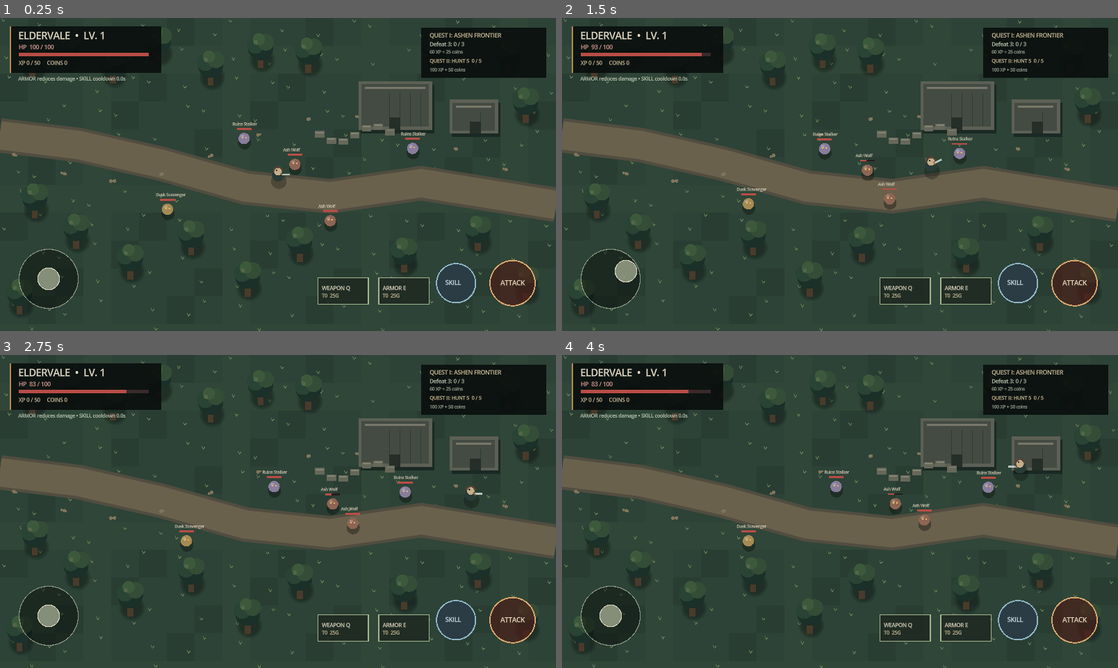
Above: before the commit, frames 1-4 (two rows, left to right).
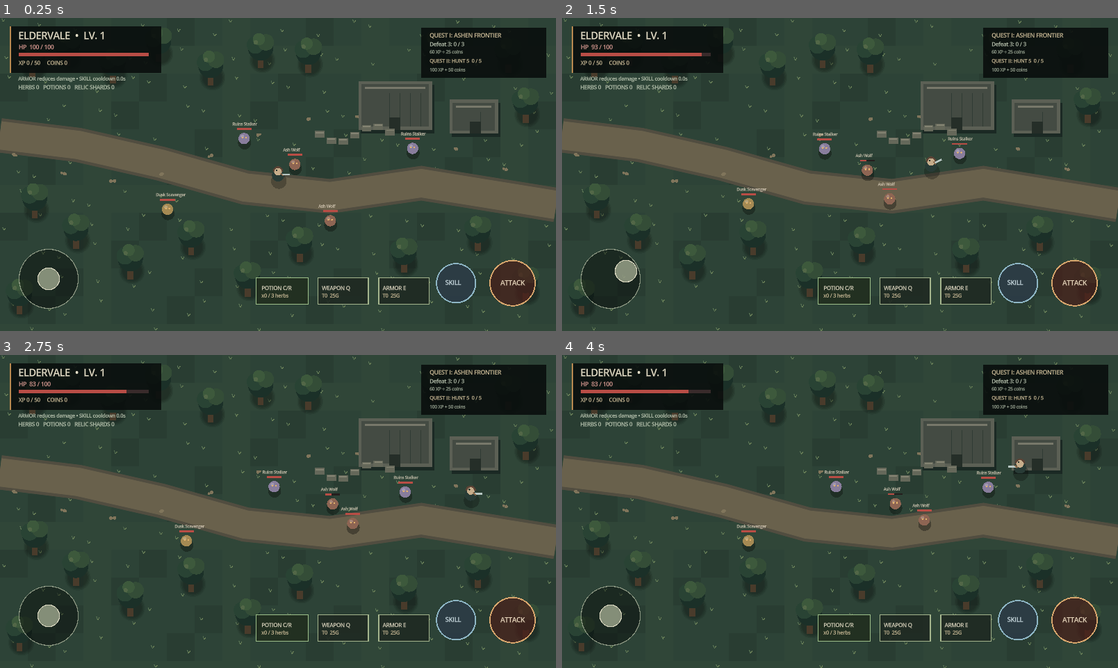
Above: after the commit, the same moments.

Repository: filesgloom-png/ELDERVALE
Game: Godot game, scene res://scenes/main.tscn
Same seed, same stepped clock (60 frames per second), same inputs: the game is played once before the commit and once after it.
Inputs (mouse positions are in pixels of both pictures, inside the frame that each line leads up to):
- Up to frame 1 (0.25 s): no input
- Up to frame 2 (1.5 s): tap Enter (ui_accept) at 0.5, 0.77 s; move the mouse to (962, 158) at 0.52 s; hold Right (ui_right) 0.53-1.25 s; tap C at 0.6 s; click (962, 158) at 0.67 s; tap R at 0.8 s; drag from (728, 190) to (812, 237) at 1.27 s
- Up to frame 3 (2.75 s): move the mouse to (333, 442) at 2.02 s; hold Right (ui_right) from 2.03 s (still down); tap C at 2.1 s; tap R at 2.3 s
- Up to frame 4 (4 s): release Right (ui_right) at 2.75 s; drag from (812, 574) to (673, 464) at 2.77 s; move the mouse to (1006, 558) at 3.52 s; hold Left (ui_left) from 3.53 s (still down); tap Q at 3.6 s; tap Enter (ui_accept) at 3.77 s; tap R at 3.8 s

The runs differ from the first frame. In frame 1, 0.3% of the frame differs, in the area x 3-56%, y 21-92%; in frame 2, 0.3%; in frame 3, 0.3%; in frame 4, 0.3%.

Commit message:
feat: add loot inventory and healing potions

Diff:
--- a/scripts/main.gd
+++ b/scripts/main.gd
@@ -22,6 +22,9 @@
 var mob_attack_cooldown := 0.0
 var weapon_tier := 0
 var armor_tier := 0
+var herbs := 0
+var potions := 0
+var relic_shards := 0
 var quest_reward_claimed := false
 var second_quest_reward_claimed := false
 var mobs: Array[Dictionary] = []
@@ -56,6 +59,10 @@
 			_buy_armor()
 		elif event.keycode == KEY_F:
 			_try_skill()
+		elif event.keycode == KEY_C:
+			_craft_potion()
+		elif event.keycode == KEY_R:
+			_use_potion()
 	if event is InputEventScreenTouch:
 		if event.pressed and event.position.x < WORLD_SIZE.x * 0.48 and event.position.y > WORLD_SIZE.y * 0.48:
 			joystick_active = true
@@ -79,6 +86,11 @@
 		_buy_weapon()
 	elif screen_position.distance_to(_armor_button_center()) <= 62.0:
 		_buy_armor()
+	elif screen_position.distance_to(_potion_button_center()) <= 58.0:
+		if potions > 0:
+			_use_potion()
+		else:
+			_craft_potion()
 
 func _attack_button_center() -> Vector2:
 	return Vector2(WORLD_SIZE.x - 100.0, WORLD_SIZE.y - 110.0)
@@ -91,6 +103,9 @@
 
 func _armor_button_center() -> Vector2:
 	return Vector2(WORLD_SIZE.x - 350.0, WORLD_SIZE.y - 92.0)
+
+func _potion_button_center() -> Vector2:
+	return Vector2(650.0, WORLD_SIZE.y - 92.0)
 
 func _spawn_initial_mobs() -> void:
 	mobs = [
@@ -174,6 +189,8 @@
 	mob["respawn_timer"] = 8.0
 	kills += 1
 	player_coins += 3 + player_level
+	herbs += 1 + int(kills % 2)
+	relic_shards += 1 if int(mob["xp"]) >= 28 else 0
 	_gain_xp(int(mob["xp"]))
 	if kills >= 3 and not quest_reward_claimed:
 		quest_reward_claimed = true
@@ -212,6 +229,22 @@
 	]
 	return spawn_positions[index % spawn_positions.size()]
 
+func _craft_potion() -> void:
+	if herbs < 3:
+		return
+	herbs -= 3
+	potions += 1
+	_save_progress()
+	queue_redraw()
+
+func _use_potion() -> void:
+	if potions <= 0 or player_hp >= player_max_hp:
+		return
+	potions -= 1
+	player_hp = mini(player_max_hp, player_hp + 45)
+	_save_progress()
+	queue_redraw()
+
 func _gain_xp(amount: int) -> void:
 	player_xp += amount
 	_process_level_ups()
@@ -236,6 +269,9 @@
 		"second_quest_reward_claimed": second_quest_reward_claimed,
 		"weapon_tier": weapon_tier,
 		"armor_tier": armor_tier,
+		"herbs": herbs,
+		"potions": potions,
+		"relic_shards": relic_shards,
 		"player_hp": player_hp,
 		"player_max_hp": player_max_hp
 	}
@@ -260,6 +296,9 @@
 	second_quest_reward_claimed = bool(parsed.get("second_quest_reward_claimed", false))
 	weapon_tier = clampi(int(parsed.get("weapon_tier", 0)), 0, 5)
 	armor_tier = clampi(int(parsed.get("armor_tier", 0)), 0, 5)
+	herbs = maxi(0, int(parsed.get("herbs", 0)))
+	potions = maxi(0, int(parsed.get("potions", 0)))
+	relic_shards = maxi(0, int(parsed.get("relic_shards", 0)))
 	player_max_hp = maxi(100, int(parsed.get("player_max_hp", 100)))
 	player_hp = clampi(int(parsed.get("player_hp", player_max_hp)), 1, player_max_hp)
 
@@ -419,3 +458,9 @@
 	draw_arc(attack_center, 52.0, 0.0, TAU, 48, Color("#d8a66d"), 3.0)
 	draw_string(ThemeDB.fallback_font, attack_center + Vector2(-28, 5), "ATTACK", HORIZONTAL_ALIGNMENT_LEFT, 80, 15, Color("#f0dfc4"))
 	draw_string(ThemeDB.fallback_font, Vector2(42, 144), "ARMOR reduces damage • SKILL cooldown %.1fs" % skill_cooldown, HORIZONTAL_ALIGNMENT_LEFT, -1, 11, Color("#c5cfba"))
+	draw_string(ThemeDB.fallback_font, Vector2(42, 164), "HERBS %d   POTIONS %d   RELIC SHARDS %d" % [herbs, potions, relic_shards], HORIZONTAL_ALIGNMENT_LEFT, -1, 12, Color("#c5cfba"))
+	var potion_center := _potion_button_center()
+	draw_rect(Rect2(potion_center - Vector2(60, 30), Vector2(120, 60)), Color(0.13, 0.18, 0.12, 0.9))
+	draw_rect(Rect2(potion_center - Vector2(60, 30), Vector2(120, 60)), Color("#9fc18b"), false, 2.0)
+	draw_string(ThemeDB.fallback_font, potion_center + Vector2(-48, -2), "POTION C/R", HORIZONTAL_ALIGNMENT_LEFT, 105, 12, Color("#e7dfc8"))
+	draw_string(ThemeDB.fallback_font, potion_center + Vector2(-48, 15), "x%d / 3 herbs" % potions, HORIZONTAL_ALIGNMENT_LEFT, 105, 11, Color("#d7c59f"))
